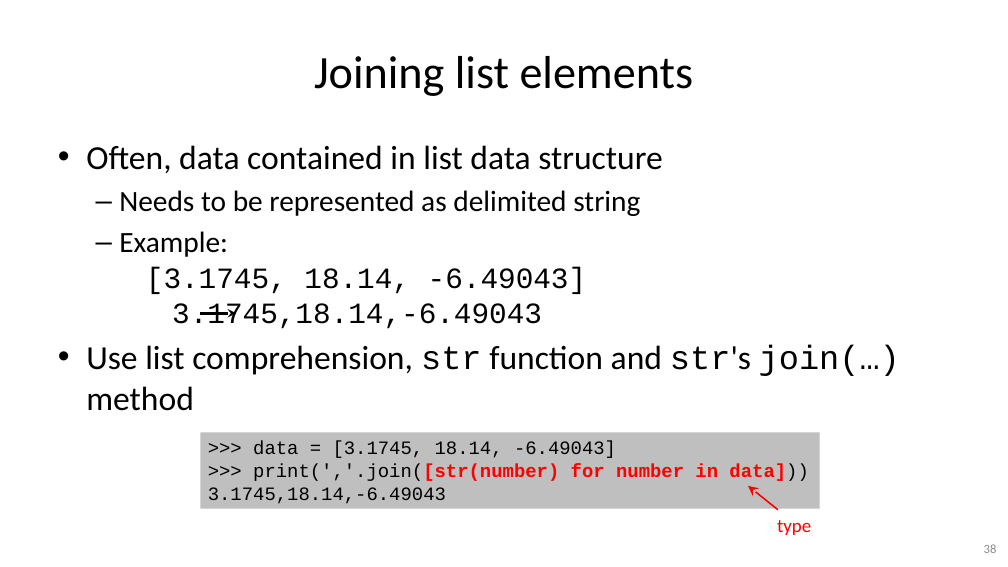
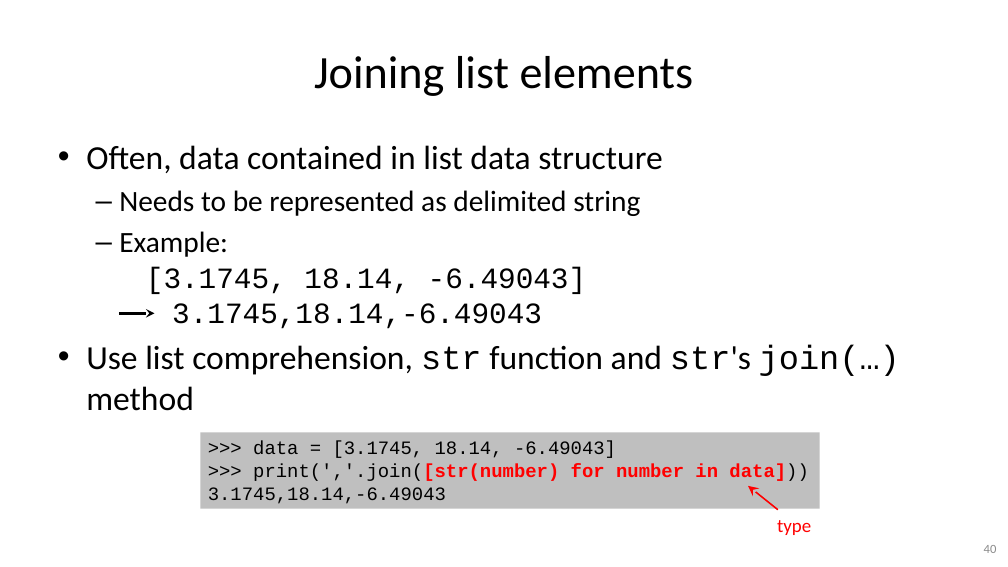
Before and after one commit to gjbex/Python-for-programmers, a slide deck: slide 40 of python_for_programmers.pptx (slide 38 before the commit). Drawn at 1008x567 pixels with LibreOffice and Linux fonts; fonts in the diff are those of the drawing. Boxes give left, top, right and bottom in pixels: in the first picture for what was removed or moved away, otherwise in the second. Text is boxed around its words. In the diff, an @@ line names an element or a change of style, - is before the commit and + after.

```diff
--- a/python_for_programmers.pptx
+++ b/python_for_programmers.pptx
@@ arrow moved from (200, 313) - (236, 313) to (119, 313) - (154, 313) @@
@@ page number at (984, 545, 997, 553): text changed @@
-38
+40
```
Also in this commit, not shown: 16 other slides changed, 2 slides added.
